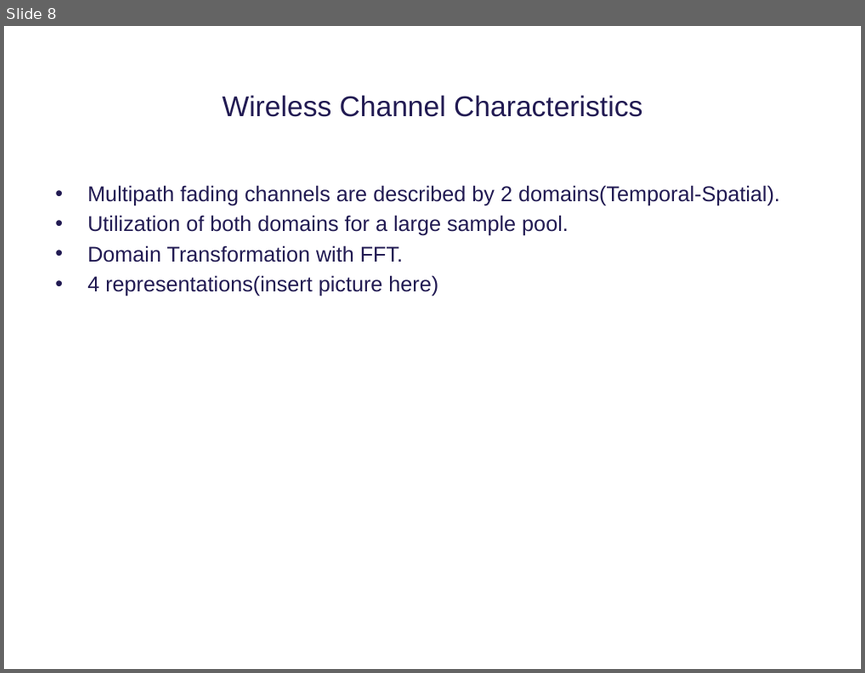
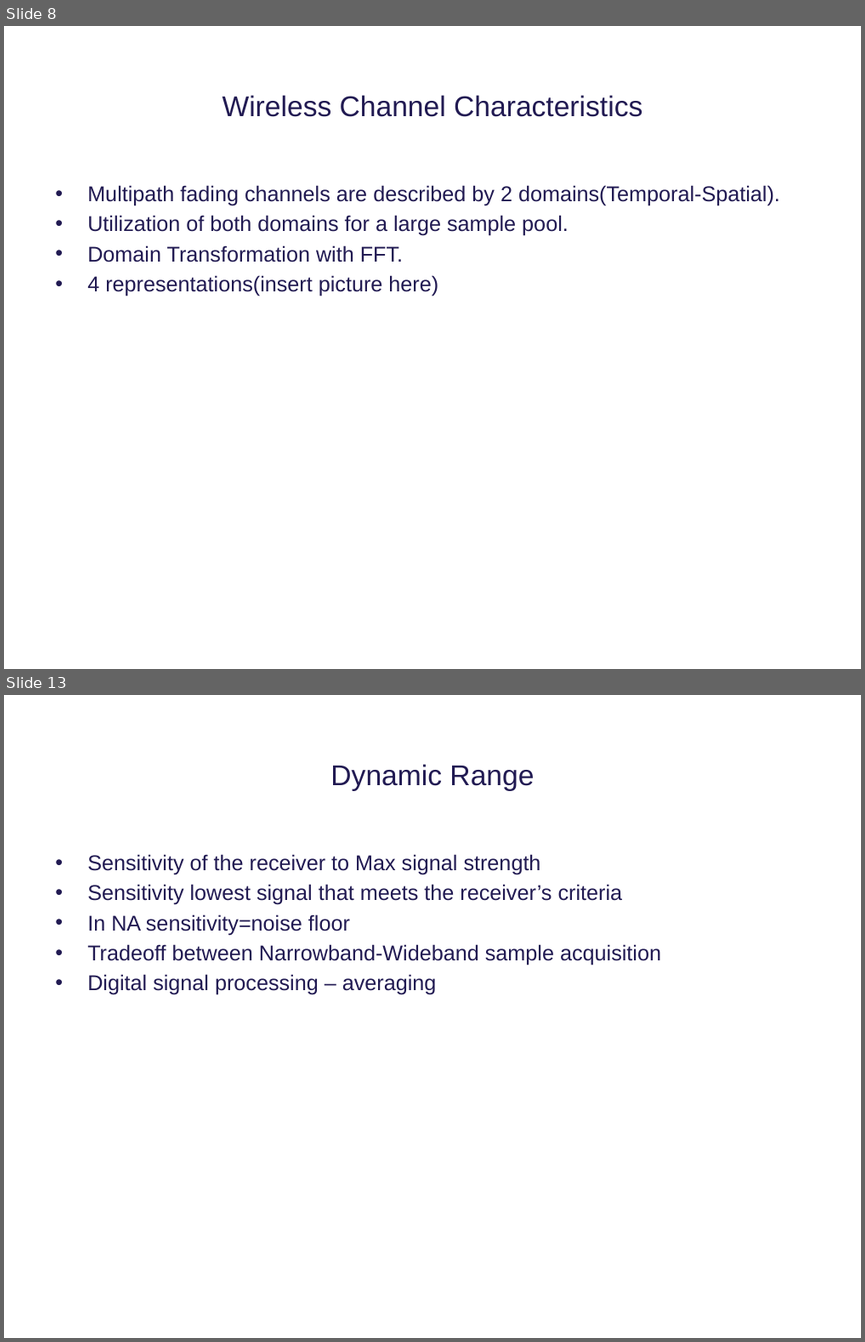
Before and after one commit to tkjj13/P8, a slide deck: ppt/premature ppt.pptx. Shown one above the other, each under a label of ours: slide 8 before the commit, slides 8 and 13 after it; the slides between them are not shown. The pictures are 865x673 and 865x1342 pixels, drawn with LibreOffice and Linux fonts; fonts in the diff are those of the drawing; background and template pictures are left out. Boxes give left, top, right and bottom in pixels: in the first picture for what was removed or moved away, otherwise in the second. Text is boxed around its words. In the diff, an @@ line names an element or a change of style, - is before the commit and + after.

```diff
--- a/ppt/premature ppt.pptx
+++ b/ppt/premature ppt.pptx
@@ slide 13 added at <box>4,695,861,1338</box>, background #FFFFFF @@
@@ title added at <box>330,764,534,791</box>, 24 pt, text #211A52 @@
+Dynamic Range
@@ text added at <box>87,854,661,995</box>, 18 pt, text #211A52 @@
+• Sensitivity of the receiver to Max signal strength
+• Sensitivity lowest signal that meets the receiver’s criteria
+• In NA sensitivity=noise floor
+• Tradeoff between Narrowband-Wideband sample acquisition
+• Digital signal processing – averaging
```
Also in this commit, not shown: 6 other slides added, 1 slide removed.
